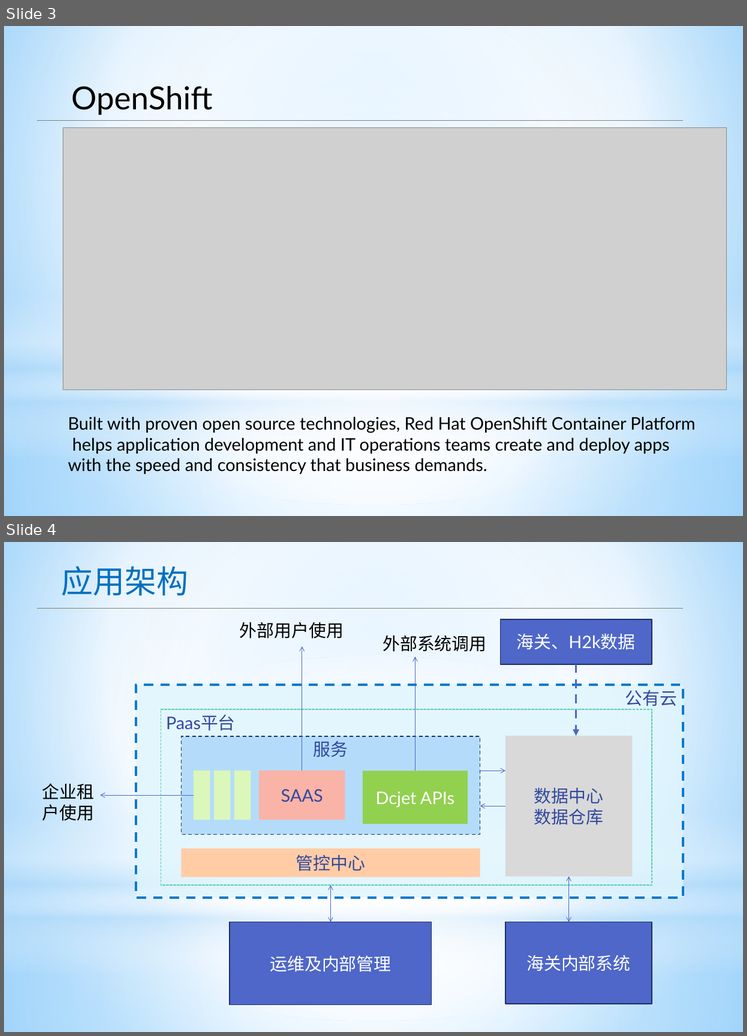
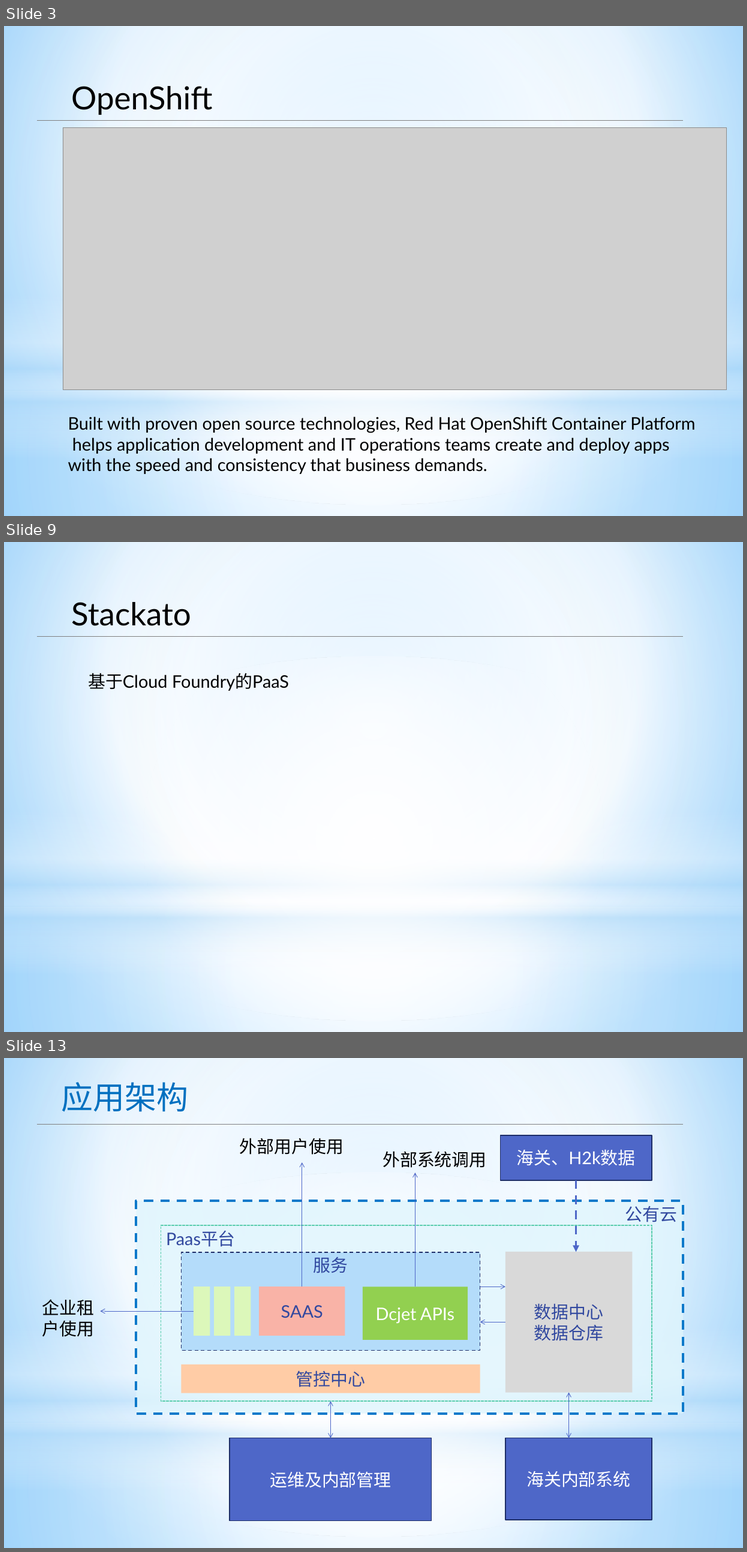
Before and after one commit to apporoad/DesignAndScheme2017, a slide deck: c云服务架构/Saas&Paas架构设计.pptx. Shown one above the other, each under a label of ours: slides 3 and 4 before the commit, slides 3, 9 and 13 after it; the slides between them are not shown. The pictures are 747x1036 and 747x1552 pixels, drawn with LibreOffice and Linux fonts; fonts in the diff are those of the drawing; grey boxes stand for pictures. Boxes give left, top, right and bottom in pixels: in the first picture for what was removed or moved away, otherwise in the second. Text is boxed around its words. In the diff, an @@ line names an element or a change of style, - is before the commit and + after.

```diff
--- a/c云服务架构/Saas&Paas架构设计.pptx
+++ b/c云服务架构/Saas&Paas架构设计.pptx
@@ slide 9 added at (4,542,743,1032), background gradient #9ED5FF to #FFFFFF to #5BB9FF; not listed: 4 template elements that a slide beside it also shows @@
@@ text added at (71,602,191,626), 44 pt, text #000000 @@
+Stackato
@@ line added from (37, 636) to (683, 636), #808080 0.75 pt @@
@@ text added at (88,673,289,691), 24 pt, text #000000 @@
+基于Cloud Foundry的PaaS
@@ what was slide 4 is now slide 13 @@
```
Also in this commit, not shown: 1 slide changed, 8 other slides added.
